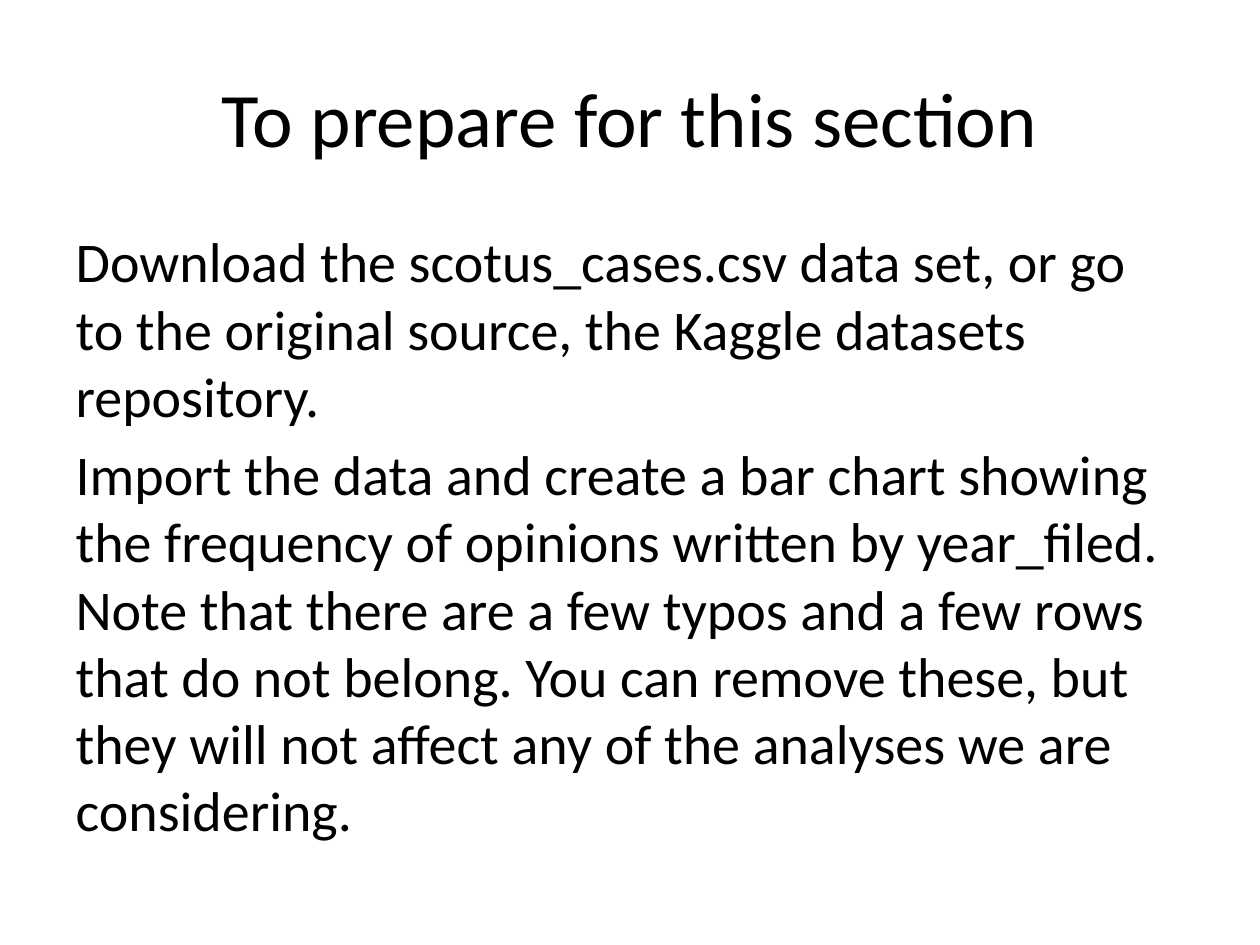
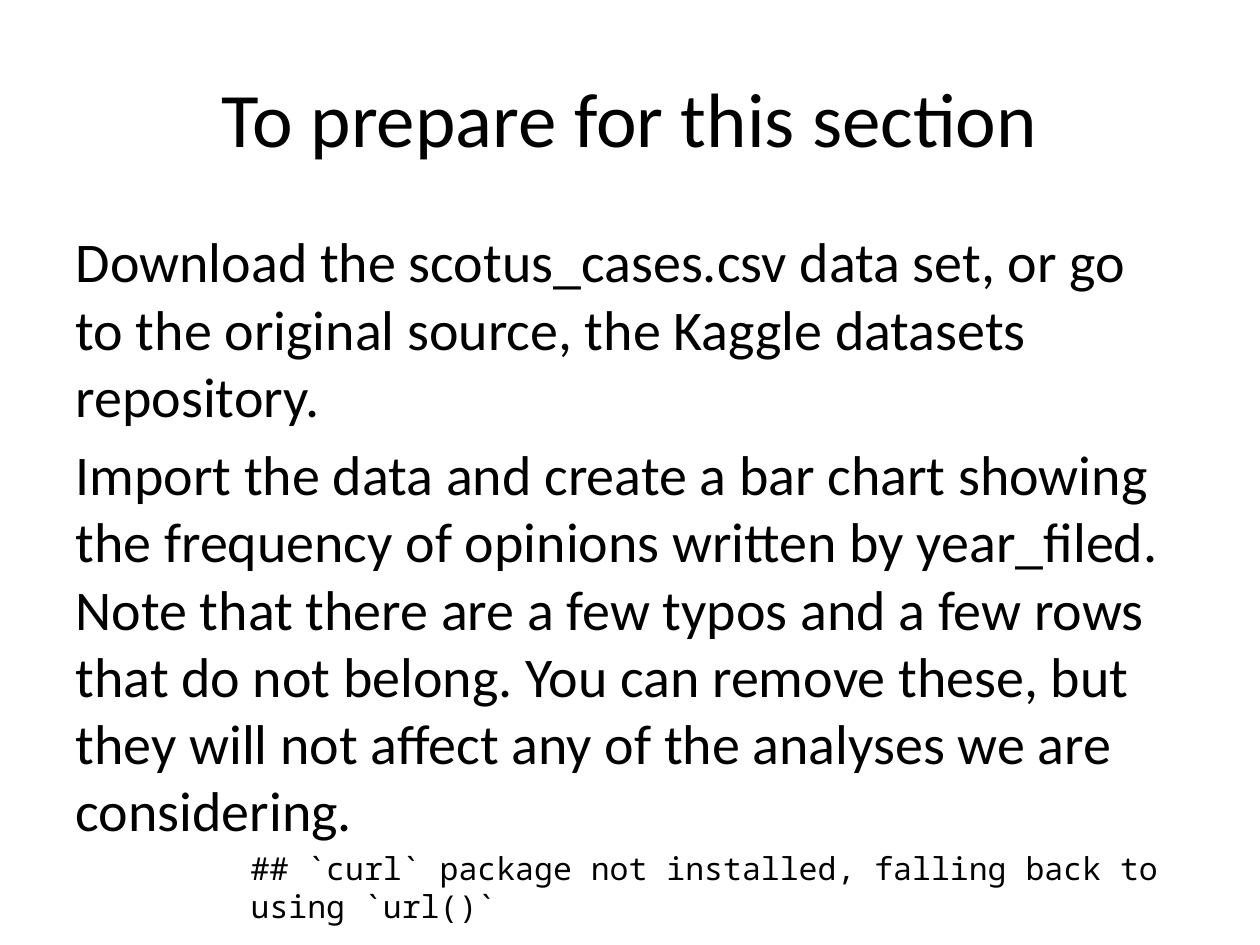
Before and after one commit to pmean/data-visualization, a slide deck: slide 4 of data-viz-02/src/data-visualization-02-bars.pptx. Drawn at 1260x945 pixels with LibreOffice and Linux fonts; fonts in the diff are those of the drawing. Boxes give left, top, right and bottom in pixels: in the first picture for what was removed or moved away, otherwise in the second. Text is boxed around its words. In the diff, an @@ line names an element or a change of style, - is before the commit and + after.

```diff
--- a/data-viz-02/src/data-visualization-02-bars.pptx
+++ b/data-viz-02/src/data-visualization-02-bars.pptx
@@ text at bbox=[251, 856, 1158, 926]: paragraph added @@
+## `curl` package not installed, falling back to using `url()`
```
Also in this commit, not shown: 1 other slide changed, 3 slides added, 25 other files.
